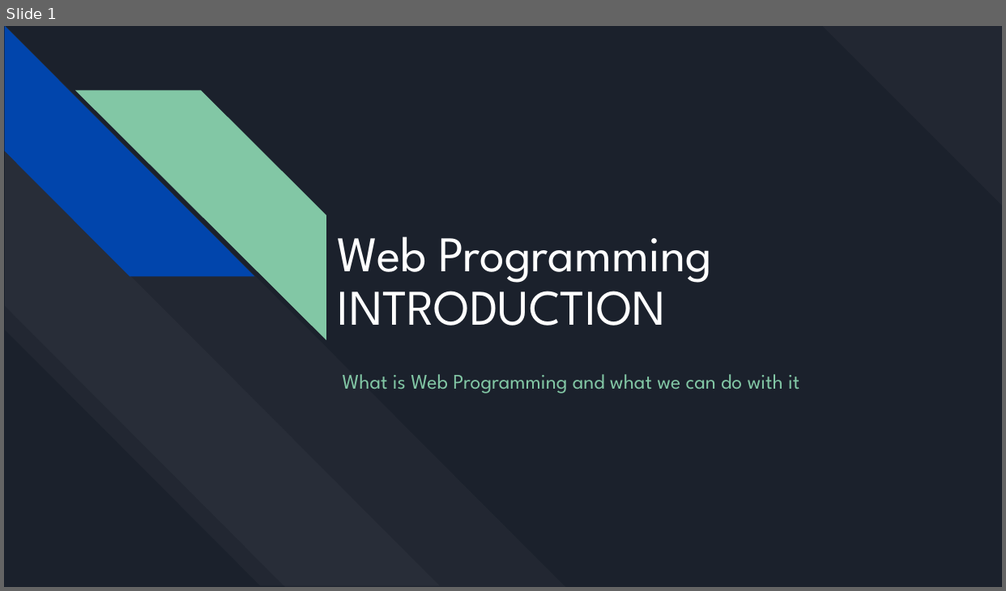
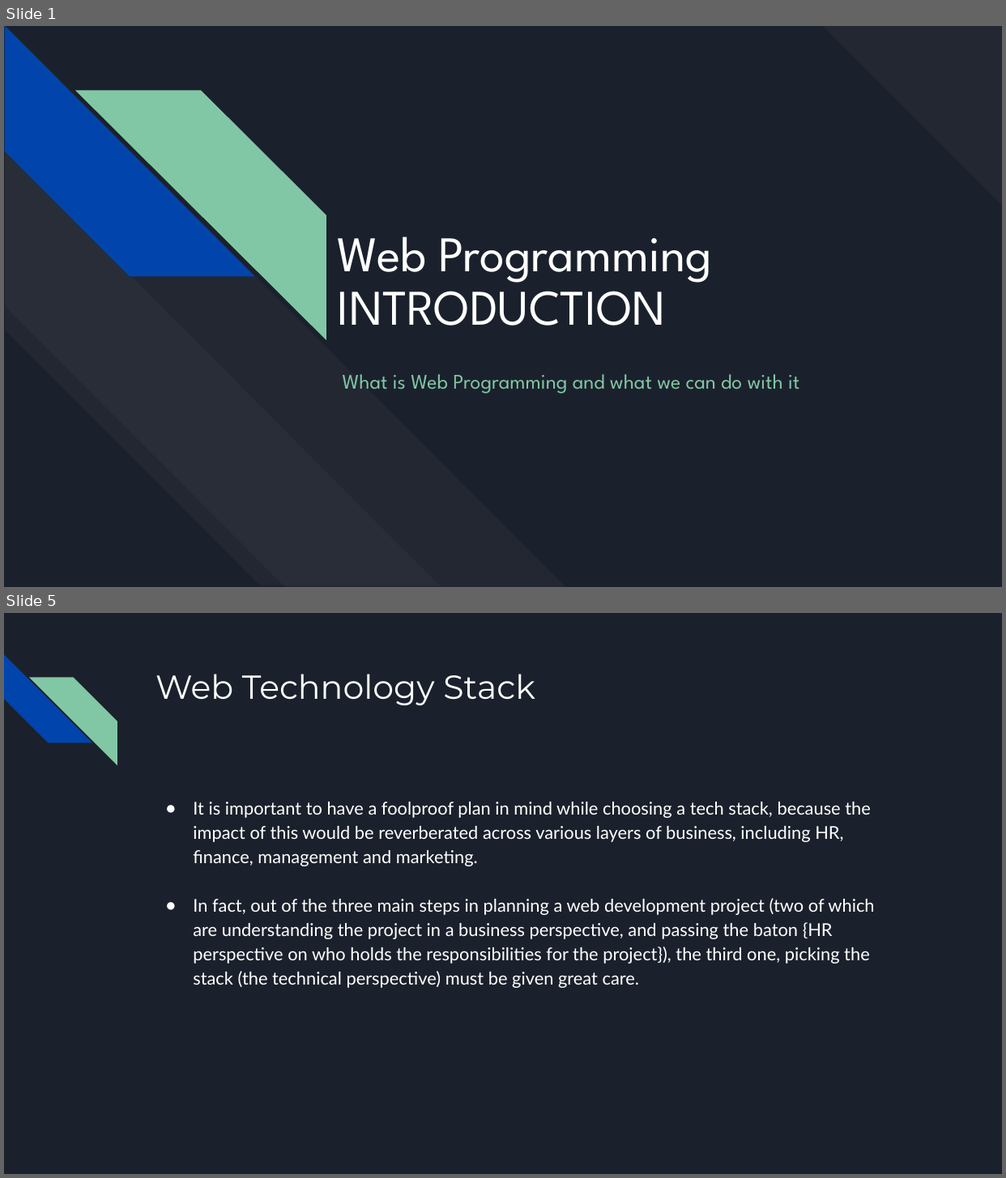
Before and after one commit to bulhard/Web-Programming, a slide deck: 00 Presentations/01 Introduction.pptx. Shown one above the other, each under a label of ours: slide 1 before the commit, slides 1 and 5 after it; the slides between them are not shown. The pictures are 1006x591 and 1006x1178 pixels, drawn with LibreOffice and Linux fonts; fonts in the diff are those of the drawing. Boxes give left, top, right and bottom in pixels: in the first picture for what was removed or moved away, otherwise in the second. Text is boxed around its words. In the diff, an @@ line names an element or a change of style, - is before the commit and + after.

Commit message:
Web development introduction presentation

```diff
--- a/00 Presentations/01 Introduction.pptx
+++ b/00 Presentations/01 Introduction.pptx
@@ slide 5 added at [4, 613, 1002, 1174], background #1B212C @@
@@ diag stripe added at [4, 655, 92, 743], fill #0145AC @@
@@ diag stripe added at [28, 677, 117, 766], fill #82C7A5 @@
@@ title added at [155, 674, 535, 705], 32 pt, text #FFFFFF @@
+Web Technology Stack
@@ text added at [193, 802, 874, 988], 17 pt, text #FFFFFF @@
+● It is important to have a foolproof plan in mind while choosing a tech stack, because the impact of this would be reverberated across various layers of business, including HR, finance, management and marketing.
+● In fact, out of the three main steps in planning a web development project (two of which are understanding the project in a business perspective, and passing the baton {HR perspective on who holds the responsibilities for the project}), the third one, picking the stack (the technical perspective) must be given great care.
```
Also in this commit, not shown: 1 slide changed, 30 other slides added.
